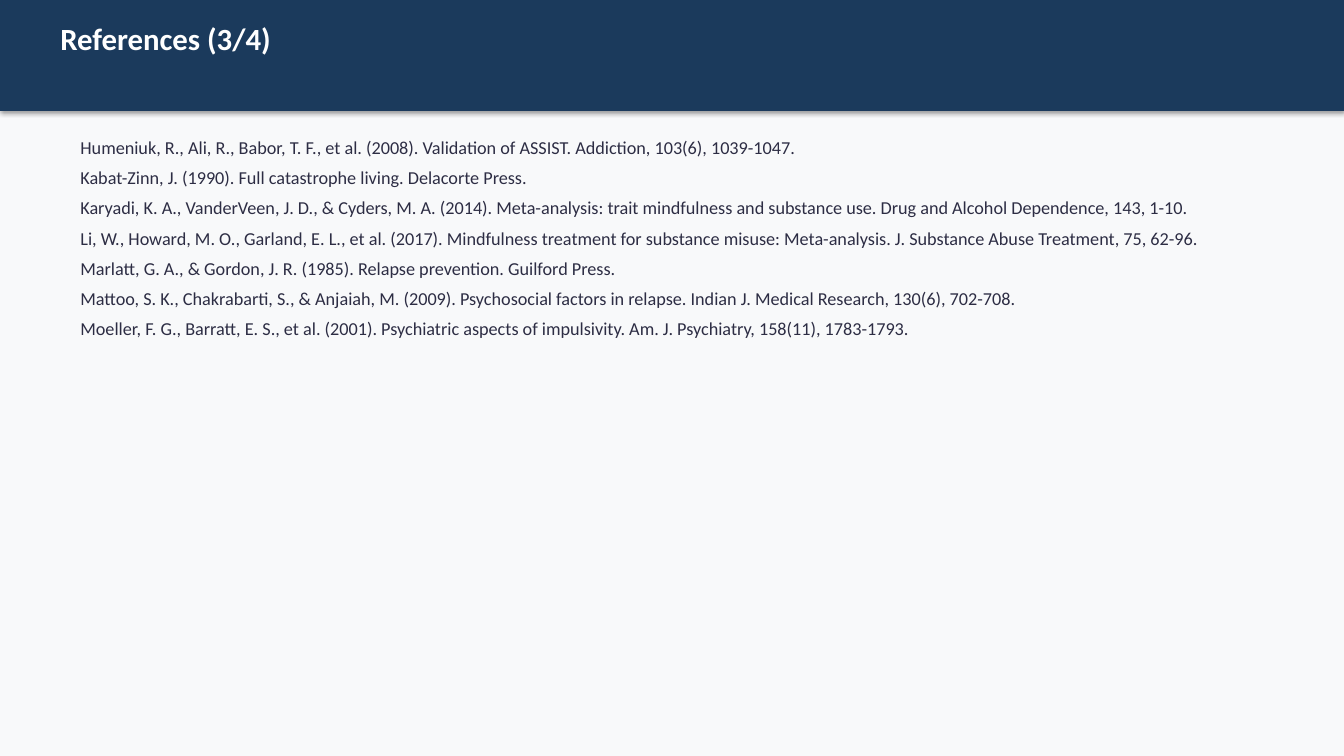
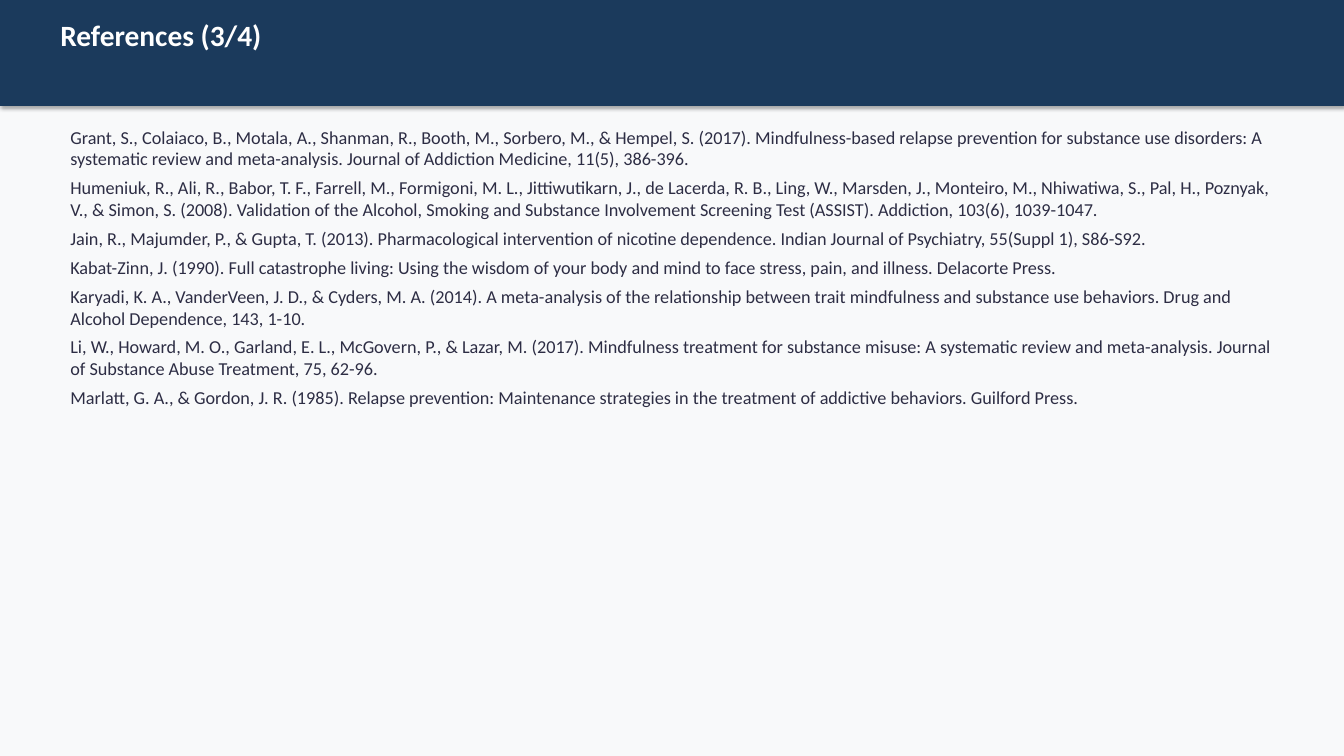
Before and after one commit to tejasdangodra786-byte/Dango-kiro, a slide deck: slide 40 of MBRP_Research_Synopsis_PPT.pptx (slide 37 before the commit). Drawn at 1344x756 pixels with LibreOffice and Linux fonts; fonts in the diff are those of the drawing. Boxes give left, top, right and bottom in pixels: in the first picture for what was removed or moved away, otherwise in the second. Text is boxed around its words. In the diff, an @@ line names an element or a change of style, - is before the commit and + after.

```diff
--- a/MBRP_Research_Synopsis_PPT.pptx
+++ b/MBRP_Research_Synopsis_PPT.pptx
@@ rectangle: place and size @@
-rectangle at (0, 0, 1344, 111)
+rectangle at (0, 0, 1344, 106)
@@ text "References (3/4)" at (60, 24, 262, 51): size 22 to 21 pt @@
@@ text at (70, 131, 1271, 407): text changed @@
-Humeniuk, R., Ali, R., Babor, T. F., et al. (2008). Validation of ASSIST. Addiction, 103(6), 1039-1047.
-Kabat-Zinn, J. (1990). Full catastrophe living. Delacorte Press.
-Karyadi, K. A., VanderVeen, J. D., & Cyders, M. A. (2014). Meta-analysis: trait mindfulness and substance use. Drug and Alcohol Dependence, 143, 1-10.
-Li, W., Howard, M. O., Garland, E. L., et al. (2017). Mindfulness treatment for substance misuse: Meta-analysis. J. Substance Abuse Treatment, 75, 62-96.
-Marlatt, G. A., & Gordon, J. R. (1985). Relapse prevention. Guilford Press.
-Mattoo, S. K., Chakrabarti, S., & Anjaiah, M. (2009). Psychosocial factors in relapse. Indian J. Medical Research, 130(6), 702-708.
-Moeller, F. G., Barratt, E. S., et al. (2001). Psychiatric aspects of impulsivity. Am. J. Psychiatry, 158(11), 1783-1793.
+Grant, S., Colaiaco, B., Motala, A., Shanman, R., Booth, M., Sorbero, M., & Hempel, S. (2017). Mindfulness-based relapse prevention for substance use disorders: A systematic review and meta-analysis. Journal of Addiction Medicine, 11(5), 386-396.
+Humeniuk, R., Ali, R., Babor, T. F., Farrell, M., Formigoni, M. L., Jittiwutikarn, J., de Lacerda, R. B., Ling, W., Marsden, J., Monteiro, M., Nhiwatiwa, S., Pal, H., Poznyak, V., & Simon, S. (2008). Validation of the Alcohol, Smoking and Substance Involvement Screening Test (ASSIST). Addiction, 103(6), 1039-1047.
+Jain, R., Majumder, P., & Gupta, T. (2013). Pharmacological intervention of nicotine dependence. Indian Journal of Psychiatry, 55(Suppl 1), S86-S92.
+Kabat-Zinn, J. (1990). Full catastrophe living: Using the wisdom of your body and mind to face stress, pain, and illness. Delacorte Press.
+Karyadi, K. A., VanderVeen, J. D., & Cyders, M. A. (2014). A meta-analysis of the relationship between trait mindfulness and substance use behaviors. Drug and Alcohol Dependence, 143, 1-10.
+Li, W., Howard, M. O., Garland, E. L., McGovern, P., & Lazar, M. (2017). Mindfulness treatment for substance misuse: A systematic review and meta-analysis. Journal of Substance Abuse Treatment, 75, 62-96.
+Marlatt, G. A., & Gordon, J. R. (1985). Relapse prevention: Maintenance strategies in the treatment of addictive behaviors. Guilford Press.
```
Also in this commit, not shown: 34 other slides changed, 7 slides added, 3 slides removed, 1 other file.
